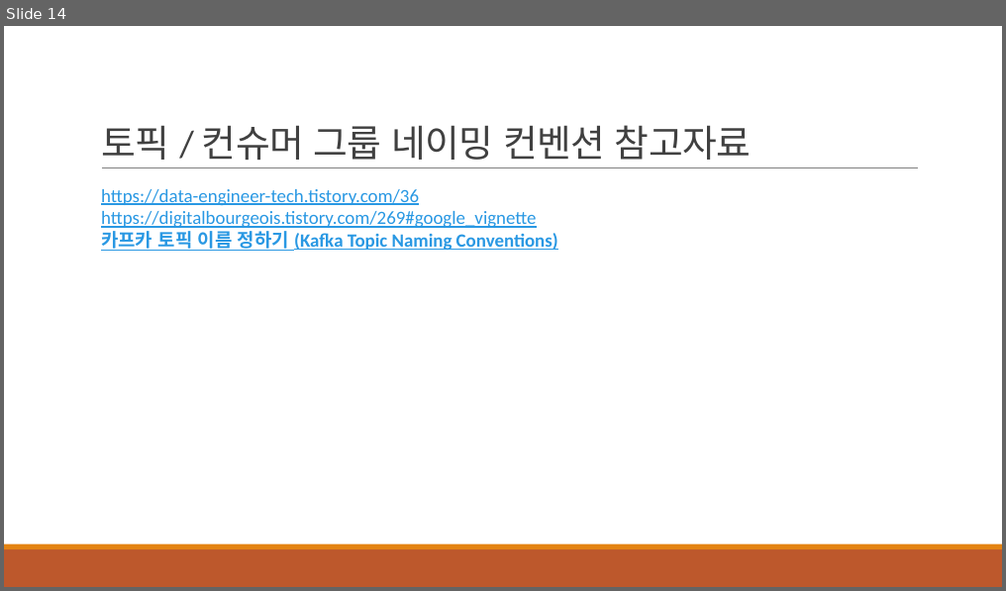
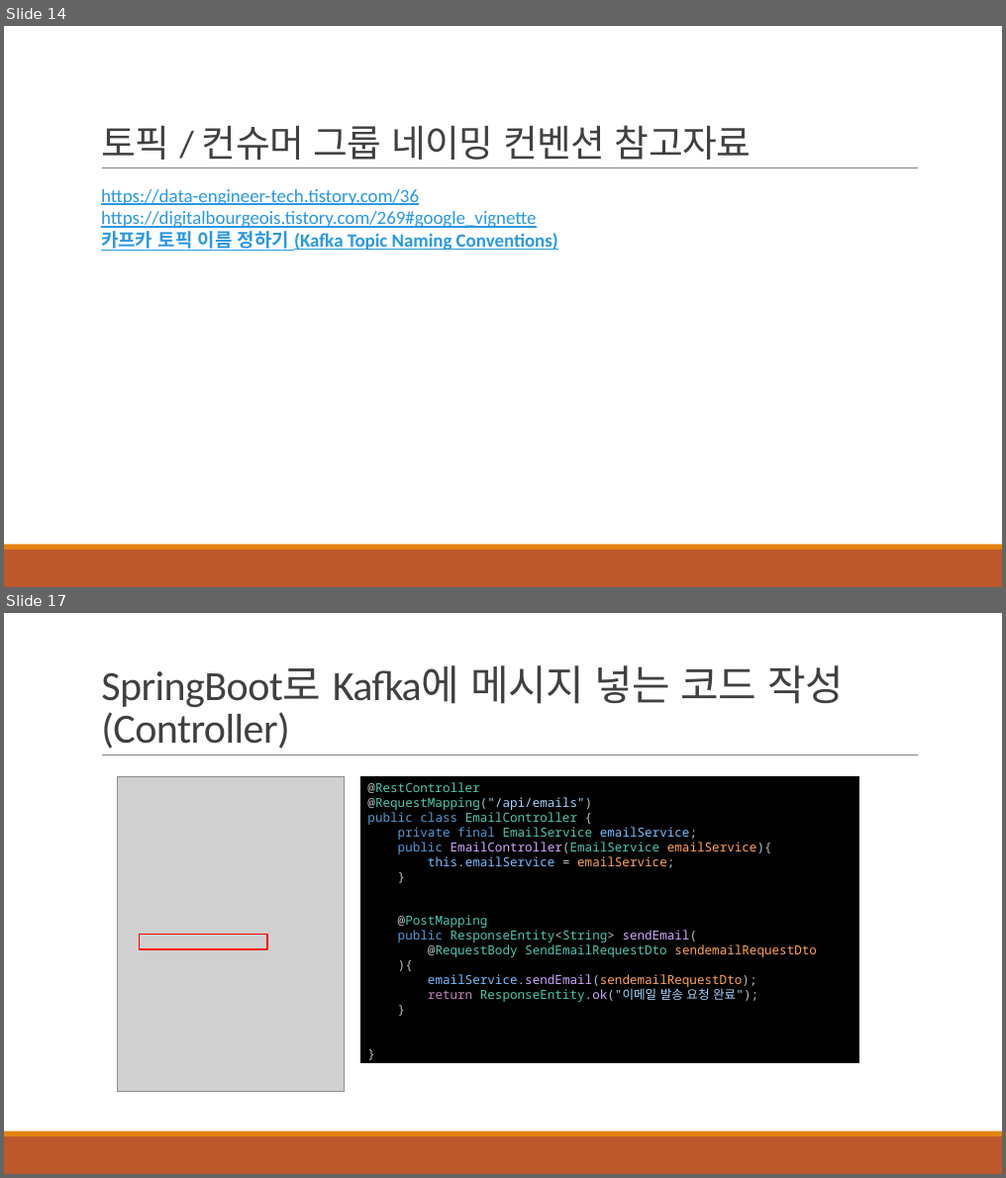
Before and after one commit to khb3025/kafka, a slide deck: ppt/2.Kafka 기본 개념.pptx. Shown one above the other, each under a label of ours: slide 14 before the commit, slides 14 and 17 after it; the slides between them are not shown. The pictures are 1006x591 and 1006x1178 pixels, drawn with LibreOffice and Linux fonts; fonts in the diff are those of the drawing; grey boxes stand for pictures. Boxes give left, top, right and bottom in pixels: in the first picture for what was removed or moved away, otherwise in the second. Text is boxed around its words. In the diff, an @@ line names an element or a change of style, - is before the commit and + after.

Commit message:
feat: SpringBoot(Producer) EmailSend 요청으로 카프카에 메세지 저장하기

```diff
--- a/ppt/2.Kafka 기본 개념.pptx
+++ b/ppt/2.Kafka 기본 개념.pptx
@@ slide 17 added at [4, 613, 1002, 1174], background #FFFFFF; not listed: 3 template elements that a slide beside it also shows @@
@@ title added at [101, 665, 844, 749], 40 pt, text #404040 @@
+SpringBoot로 Kafka에 메시지 넣는 코드 작성
+(Controller)
@@ picture added at [118, 776, 345, 1091] @@
@@ rectangle added at [360, 776, 859, 1062], fill #000000, 12 pt, text #4EC9B0 @@
+@RestController
+@RequestMapping("/api/emails")
+public class EmailController {
+private final EmailService emailService;
+public EmailController(EmailService emailService){
+this.emailService = emailService;
+}
+@PostMapping
+public ResponseEntity<String> sendEmail(
+@RequestBody SendEmailRequestDto sendemailRequestDto
+){
+emailService.sendEmail(sendemailRequestDto);
+return ResponseEntity.ok("이메일 발송 요청 완료");
+}
+}
@@ rectangle added at [140, 934, 267, 950], outline #FF0000 1.25 pt @@
```
Also in this commit, not shown: 7 other slides added, 17 other files.
